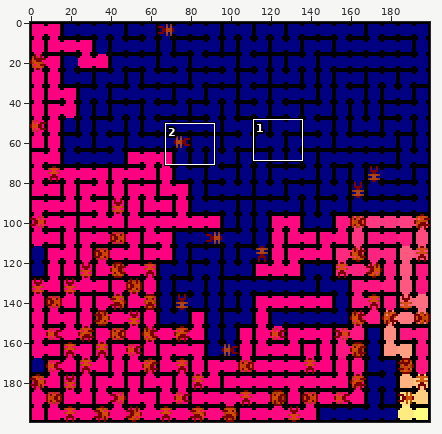
Edited in one commit: sprite sheet (MyFirstFood.png). Above, an overview of the earlier version with the close-up marked.
Close-up. First the earlier version:
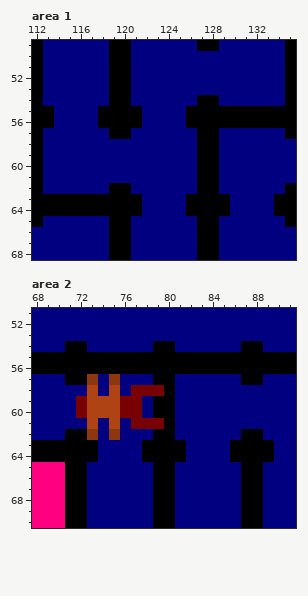
The file is 200x200 pixels. Colours within 5 levels of each other are drawn and written as one. Shown: area 1: x 112..135, y 49..68; area 2: x 68..91, y 51..70. The commit also changed other parts of the picture, which this record leaves out.
Now the later version:
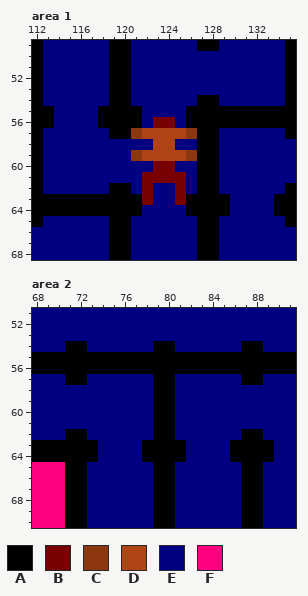
Palette (. is transparent): A #000000  B #790000  C #8d3710  D #b04314  E #000080  F #ff0080
The edit:
Area 1:
Colour E gives way to colour B in row 56 at x 123 to 124; in row 60 at x 123 to 124; in row 61 at x 122 to 125; in rows 62 to 63 at x 122 and 125.
Colour E gives way to colour C in row 57 at x 121 and 126; in row 59 at x 121 and 126.
Colour E gives way to colour D in row 57 at x 122 to 125; in row 58 at x 123 to 124; in row 59 at x 122 to 125.
Area 2:
Colour B gives way to colour A in row 58 at x 79; in row 61 at x 79.
Colour B gives way to colour E in row 58 at x 77 to 78; in rows 59 to 60 at x 72 and 76 to 77; in row 61 at x 77 to 78.
Colour C gives way to colour E in row 57 at x 73 and 75; in row 62 at x 73 and 75.
Colour D gives way to colour E in row 58 at x 73 and 75; in rows 59 to 60 at x 73 to 75; in row 61 at x 73 and 75.
Pixel boxes of the changes (left, top, right, bottom) in both close-ups:
changed: (131, 117, 197, 205)
changed: (76, 374, 164, 440)
